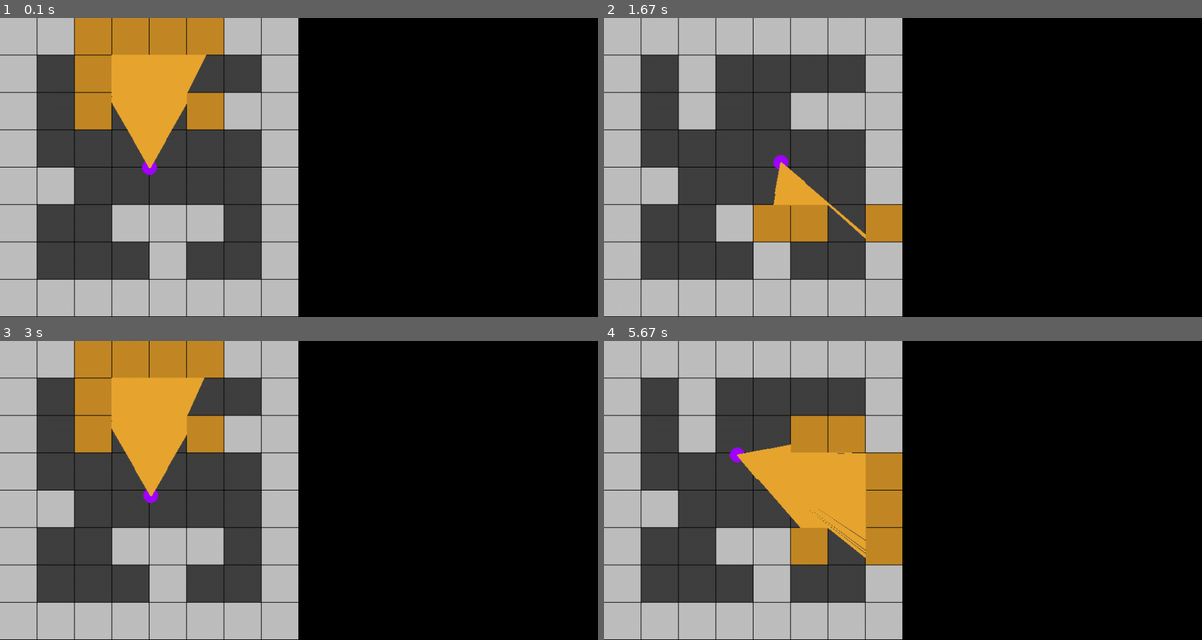
Above: before the commit, frames 1-4 (two rows, left to right).
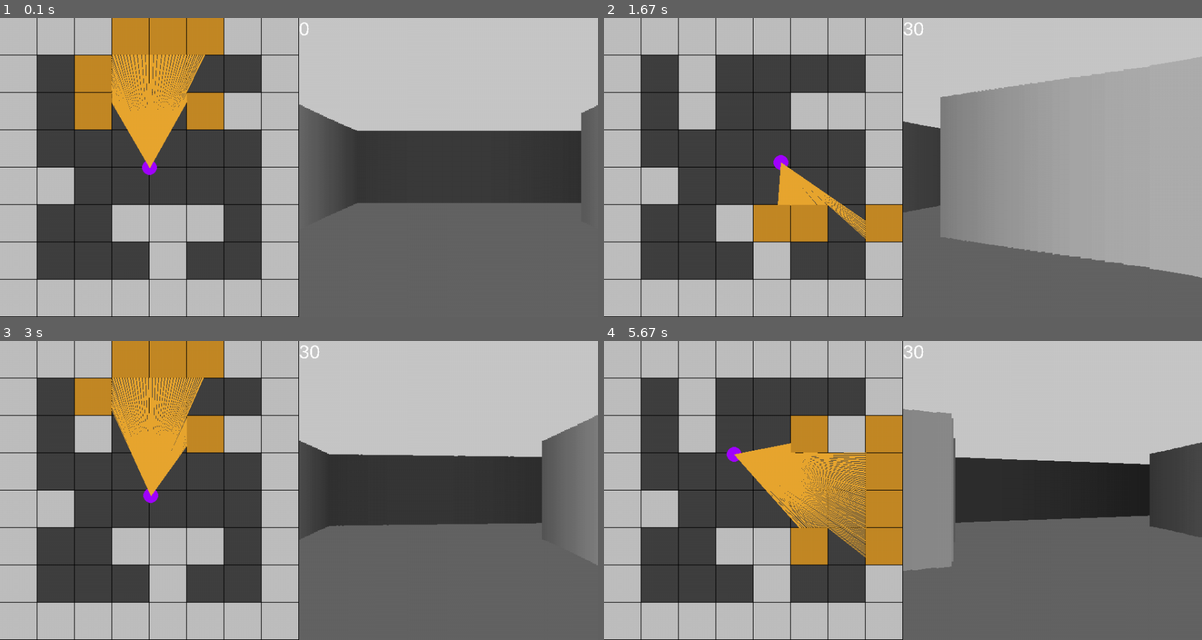
Above: after the commit, the same moments.

Repository: rastr-0/ray_casting_pygame
Game: pygame game, started from ray-casting.py
Same seed, same stepped clock (60 frames per second), same inputs: the game is played once before the commit and once after it.
Inputs:
- Up to frame 1 (0.1 s): no input
- Up to frame 2 (1.67 s): hold Right 0.33-0.8 s; hold Up 0.83-1.13 s; hold Right 1.17-1.63 s
- Up to frame 3 (3 s): hold Left 1.67-2.2 s; hold Down 2.23-2.53 s; hold Left 2.57-2.97 s
- Up to frame 4 (5.67 s): hold Up 3-3.37 s; hold Right 3.4-4.03 s; hold Down 4.07-4.43 s; hold Left 4.47-4.93 s; hold Right 4.97-5.43 s; hold Up from 5.47 s (still down)

The runs differ from the first frame. In frame 1, 52% of the frame differs, in the area x 12-100%, y 0-100%; in frame 2, 50%; in frame 3, 53%; in frame 4, 53%, in the area x 20-100%, y 0-100%.

Commit message:
Second commit
Add 3D, collision detection and FPS to the 3D engine

Diff:
--- a/ray-casting.py
+++ b/ray-casting.py
@@ -10,9 +10,10 @@
 TILE_SIZE = int((SCREEN_WIDTH / 2) / MAP_SIZE)
 FOV = math.pi / 3
 HALF_FOV = FOV / 2
-CASTED_RAYS = 400
+CASTED_RAYS = 160
 STEP_ANGLE = FOV / CASTED_RAYS
 MAX_DEPTH = int(MAP_SIZE * TILE_SIZE)
+SCALE = (SCREEN_WIDTH / 2) / CASTED_RAYS
 #global variables
 player_x = (SCREEN_WIDTH / 2) / 2
 player_y = (SCREEN_WIDTH / 2) / 2
@@ -56,20 +57,6 @@
     #draw player
     pygame.draw.circle(win, (162, 0, 255), (int(player_x), int(player_y)), 12)
 
-    #player direction
-    pygame.draw.line(win, (233, 166, 49), (player_x, player_y),
-                                (player_x - math.sin(player_angle) * 50,
-                                player_y + math.cos(player_angle) * 50), 3)
-
-    #player FOV
-    pygame.draw.line(win,(233, 166, 49), (player_x, player_y),
-                                (player_x - math.sin(player_angle - HALF_FOV) * 50,
-                                player_y + math.cos(player_angle - HALF_FOV) * 50), 3)
-
-    pygame.draw.line(win, (233, 166, 49), (player_x, player_y),
-                                (player_x - math.sin(player_angle + HALF_FOV) * 50,
-                                player_y + math.cos(player_angle + HALF_FOV) * 50), 3)
-
 #ray-casting algorithm
 def ray_casting():
     #left angle of FOV
@@ -82,7 +69,7 @@
             target_x = player_x - math.sin(start_angle) * depth
             target_y = player_y +  math.cos(start_angle) * depth
 
-            #convert target 'x', 'y' coordinates to map col, row
+            #convert target x, y coordinates to map col, row
             col = int(target_x / TILE_SIZE)
             row = int(target_y / TILE_SIZE)
 
@@ -100,10 +87,31 @@
                 #draw casted ray
                 pygame.draw.line(win, (233, 166, 49), (player_x, player_y), (target_x, target_y))
 
+                #wall shading
+                color = 255 / (1 + depth * depth * 0.0001)
+
+                #fix fish eye effect
+                depth *= math.cos(player_angle - start_angle)
+
+                #calculate wall_height
+                wall_height = 21000 / (depth)
+
+                #fix stuck at the wall
+                if wall_height > SCREEN_HEIGHT:
+                    wall_height = SCREEN_HEIGHT
+
+                #draw 3D projection
+                pygame.draw.rect(win, (color, color, color),
+                                            (SCREEN_HEIGHT + ray * SCALE,
+                                            (SCREEN_HEIGHT / 2) - wall_height / 2, SCALE, wall_height))
+
                 break
 
         #increment angle by step
         start_angle += STEP_ANGLE
+
+#movement direction
+forward = True
 
 #game loop
 while True:
@@ -112,8 +120,29 @@
             pygame.quit()
             sys.exit(0)
 
-    #update background
+    #convert player x, y coordinates to map col, row
+    col = int(player_x / TILE_SIZE)
+    row = int(player_y / TILE_SIZE)
+
+    #calculate map square index
+    square = row * MAP_SIZE + col
+
+    # player hits the wall (collision detection)
+    if MAP[square] == '#':
+        if forward:
+            player_x -= -1 * math.sin(player_angle) * 5
+            player_y -= math.cos(player_angle) * 5
+        else:
+            player_x += -1 * math.sin(player_angle) * 5
+            player_y += math.cos(player_angle) * 5
+
+
+    #update 2D background
     pygame.draw.rect(win, (0, 0, 0), (0, 0, SCREEN_HEIGHT, SCREEN_HEIGHT))
+
+    #update 3D background
+    pygame.draw.rect(win, (100, 100, 100), (480, SCREEN_HEIGHT / 2, SCREEN_HEIGHT, SCREEN_HEIGHT))
+    pygame.draw.rect(win, (200, 200, 200), (480, -SCREEN_HEIGHT / 2, SCREEN_HEIGHT, SCREEN_HEIGHT))
 
     draw_map()
     ray_casting()
@@ -128,14 +157,22 @@
     elif keys[pygame.K_RIGHT]:
         player_angle += 0.1
     elif keys[pygame.K_UP]:
+        forward = True
         player_x += -1 * math.sin(player_angle) * 5
         player_y += math.cos(player_angle) * 5
     elif keys[pygame.K_DOWN]:
+        forward = False
         player_x -= -1 * math.sin(player_angle) * 5
         player_y -= math.cos(player_angle) * 5
 
+    #set FPS
+    clock.tick(30)
+
+    #set FPS
+    fps = str(int(clock.get_fps()))
+    font = pygame.font.SysFont('Arial', 30)
+    fpssurface = font.render(fps, False, (255, 255, 255))
+    win.blit(fpssurface, (int(SCREEN_WIDTH / 2), 0))
+
     #update display
     pygame.display.flip()
-
-    #set FPS
-    clock.tick(30)
